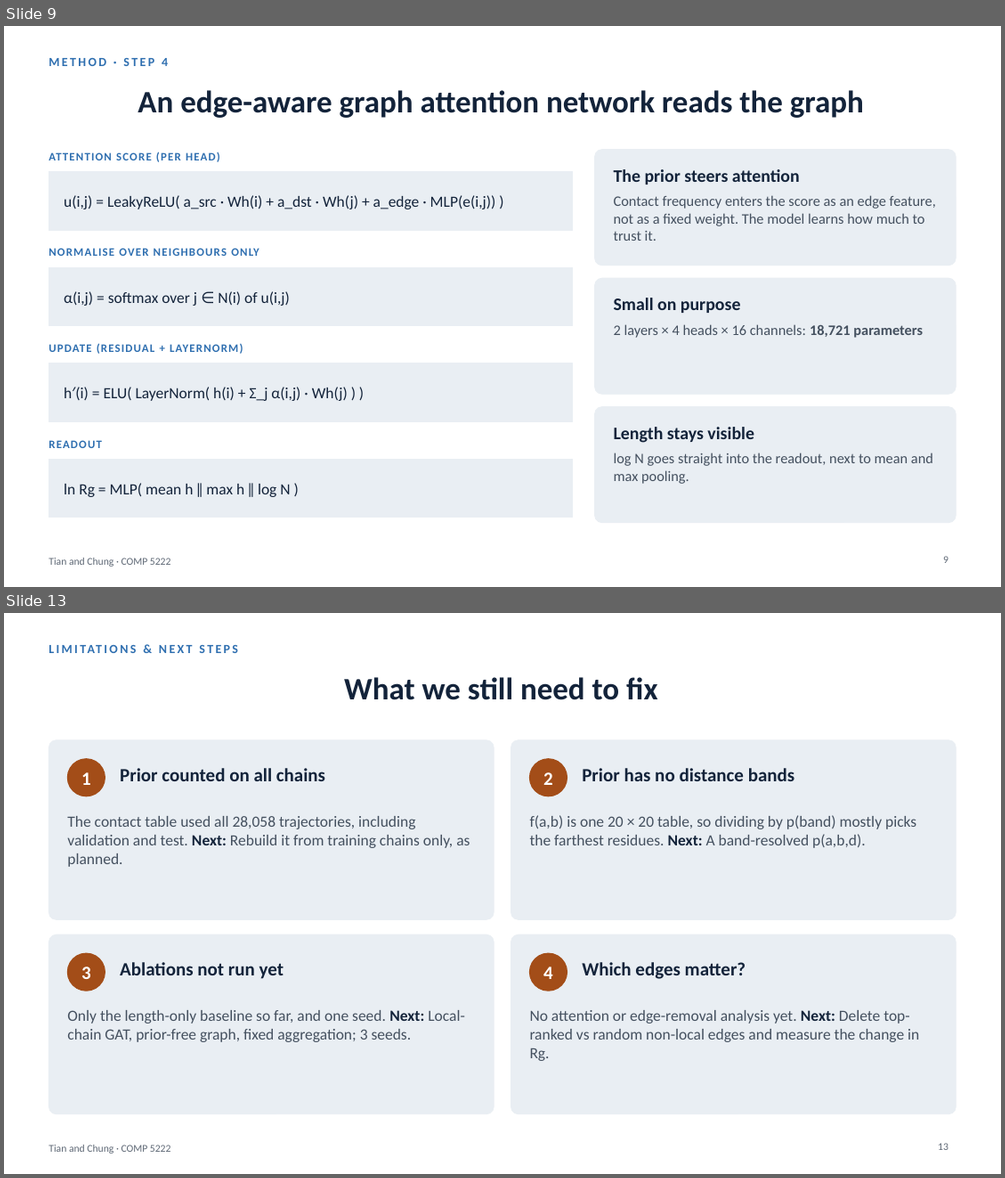
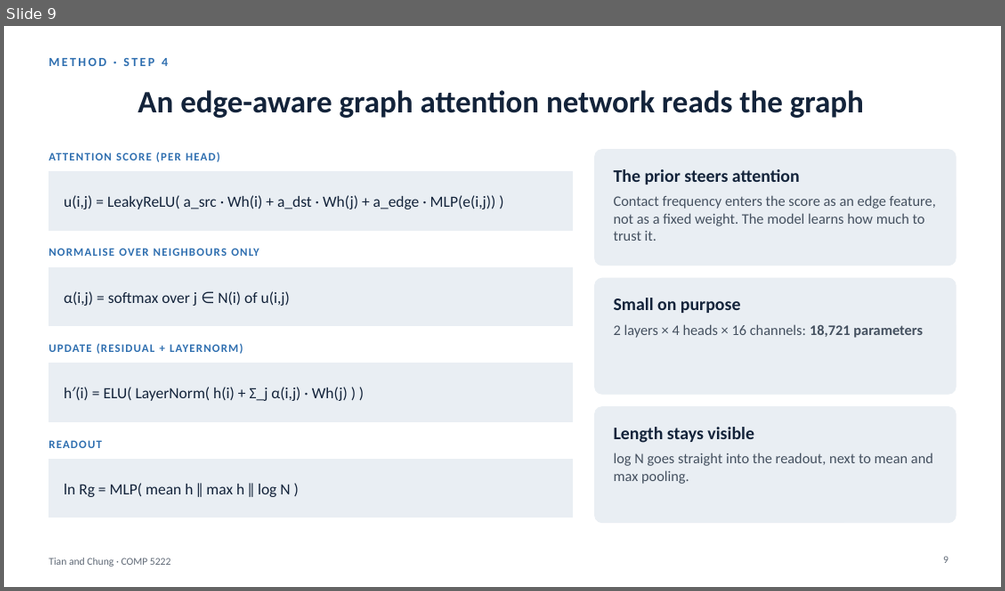
Before and after one commit to Andychung1229/claudev2, a slide deck: comp5222-presentation/ContactGAT_talk.pptx. Shown one above the other, each under a label of ours: slides 9 and 13 before the commit, slide 9 after it; the slides between them are not shown. The pictures are 1005x1178 and 1005x591 pixels, drawn with LibreOffice and Linux fonts; fonts in the diff are those of the drawing. Boxes give left, top, right and bottom in pixels: in the first picture for what was removed or moved away, otherwise in the second. Text is boxed around its words. In the diff, an @@ line names an element or a change of style, - is before the commit and + after.

```diff
--- a/comp5222-presentation/ContactGAT_talk.pptx
+++ b/comp5222-presentation/ContactGAT_talk.pptx
@@ slide 13 removed at box(4, 613, 1001, 1174), background #FFFFFF; not listed: 1 template element that a slide beside it also shows @@
@@ text removed at box(48, 641, 954, 666) @@
-LIMITATIONS & NEXT STEPS
@@ title removed at box(344, 677, 657, 700) @@
-What we still need to fix
@@ rounded rectangle removed at box(48, 740, 494, 919) @@
@@ rounded rectangle removed at box(511, 740, 956, 919) @@
@@ ellipse removed at box(67, 759, 105, 796) @@
@@ text removed at box(81, 772, 91, 785) @@
-1
@@ text removed at box(120, 768, 325, 781) @@
-Prior counted on all chains
@@ ellipse removed at box(530, 759, 567, 796) @@
@@ text removed at box(543, 772, 553, 785) @@
-2
@@ text removed at box(582, 768, 794, 781) @@
-Prior has no distance bands
@@ text removed at box(67, 816, 469, 867) @@
-The contact table used all 28,058 trajectories, including validation and test. Next: Rebuild it from training chains only, as planned.
@@ text removed at box(530, 815, 916, 848) @@
-f(a,b) is one 20 × 20 table, so dividing by p(band) mostly picks the farthest residues. Next: A band-resolved p(a,b,d).
@@ rounded rectangle removed at box(48, 934, 494, 1114) @@
@@ ellipse removed at box(67, 953, 105, 990) @@
@@ rounded rectangle removed at box(511, 934, 956, 1114) @@
@@ ellipse removed at box(530, 953, 567, 990) @@
@@ text removed at box(81, 966, 91, 979) @@
-3
@@ text removed at box(120, 962, 283, 979) @@
-Ablations not run yet
@@ text removed at box(543, 966, 553, 979) @@
-4
@@ text removed at box(582, 962, 746, 979) @@
-Which edges matter?
@@ text removed at box(67, 1010, 465, 1042) @@
-Only the length-only baseline so far, and one seed. Next: Local-chain GAT, prior-free graph, fixed aggregation; 3 seeds.
@@ text removed at box(530, 1010, 919, 1061) @@
-No attention or edge-removal analysis yet. Next: Delete top-ranked vs random non-local edges and measure the change in Rg.
@@ page number removed at box(938, 1143, 948, 1150) @@
-13
```
Also in this commit, not shown: 4 slides changed, 1 slide added, 2 other files.
